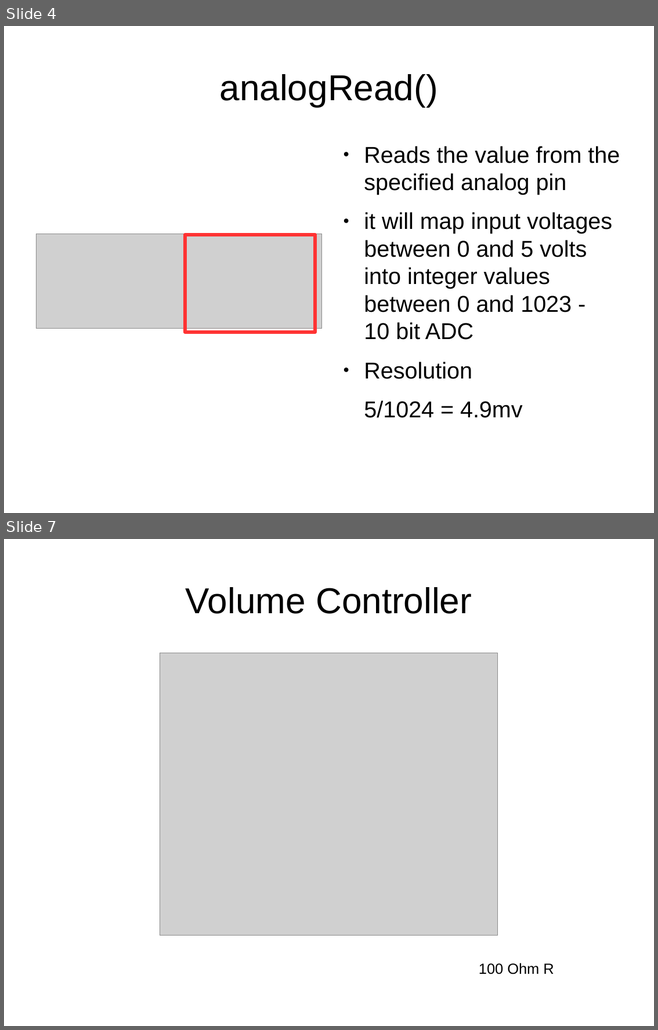
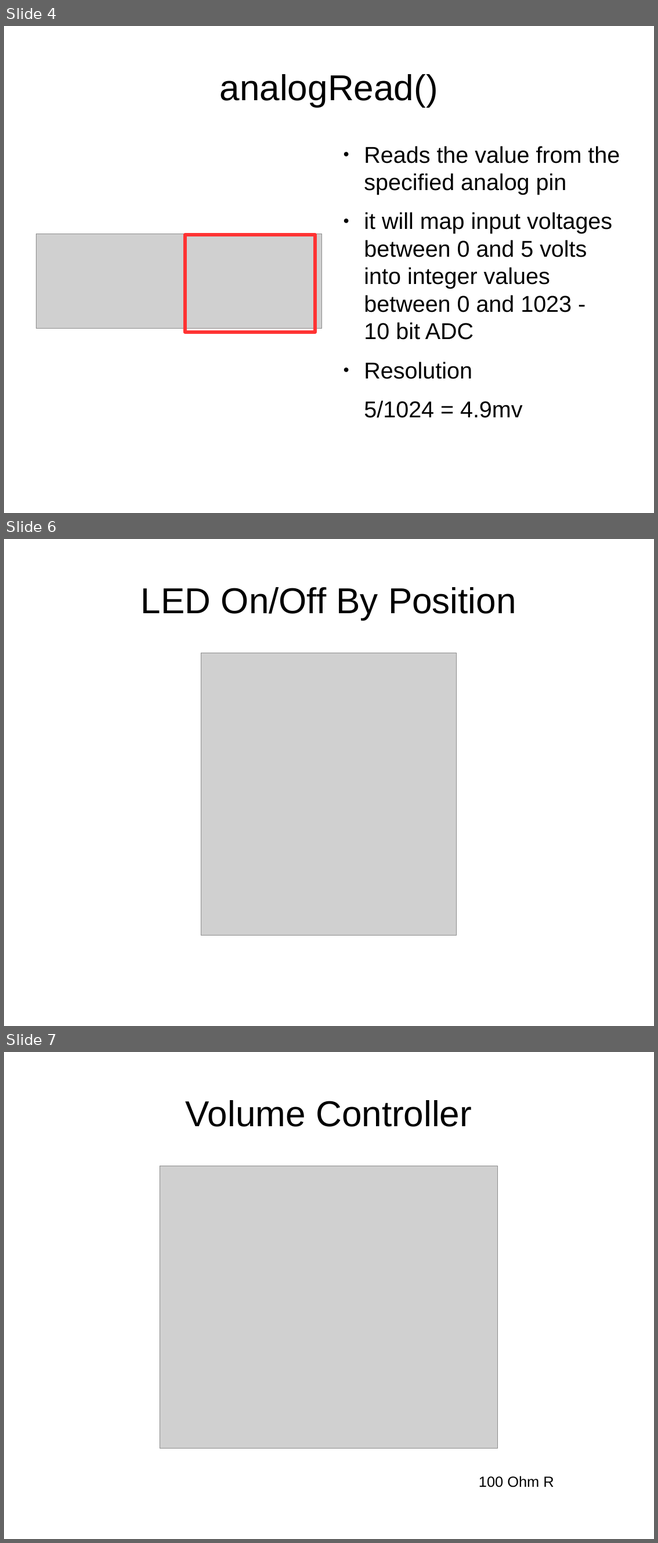
Before and after one commit to dhayanithivijayan/LearnIt, a slide deck: Arduino/DayThree.odp. Shown one above the other, each under a label of ours: slides 4 and 7 before the commit, slides 4, 6 and 7 after it; the slides between them are not shown. The pictures are 658x1030 and 658x1543 pixels, drawn with LibreOffice and Linux fonts; fonts in the diff are those of the drawing; grey boxes stand for pictures. Boxes give left, top, right and bottom in pixels: in the first picture for what was removed or moved away, otherwise in the second. Text is boxed around its words. In the diff, an @@ line names an element or a change of style, - is before the commit and + after.

```diff
--- a/Arduino/DayThree.odp
+++ b/Arduino/DayThree.odp
@@ slide 6 added at [4,539,654,1026], background #FFFFFF @@
@@ title added at [141,587,516,620], 44 pt, text #000000 @@
+LED On/Off By Position
@@ picture added at [201,653,457,935] @@
```
Also in this commit, not shown: 5 other slides added, 5 slides removed, 4 other files.
